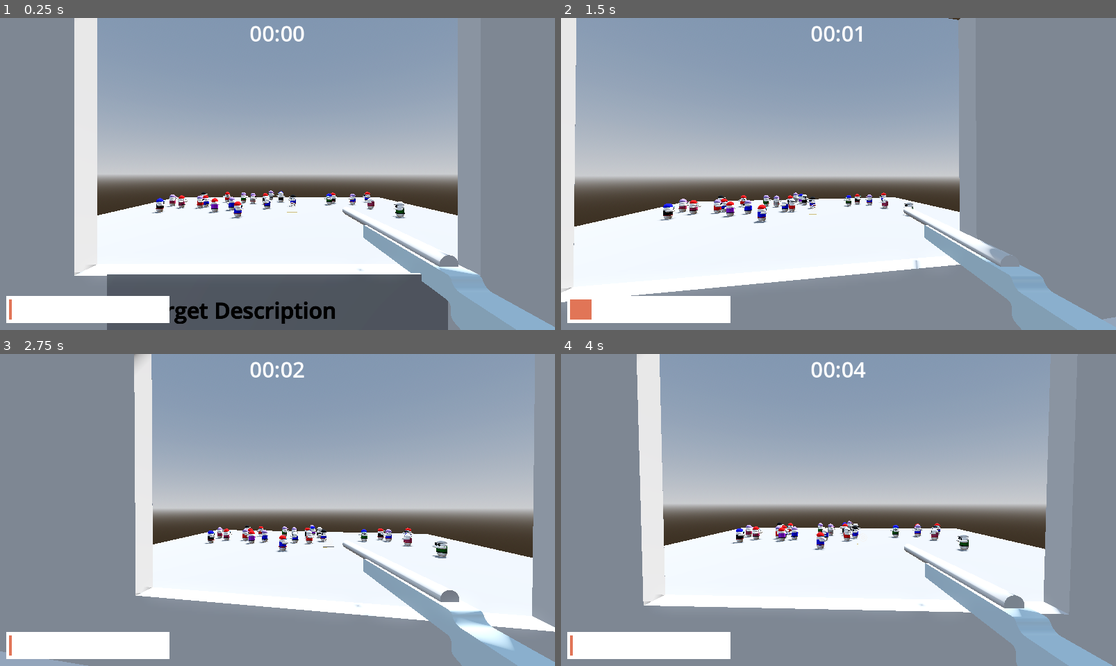
Above: before the commit, frames 1-4 (two rows, left to right).
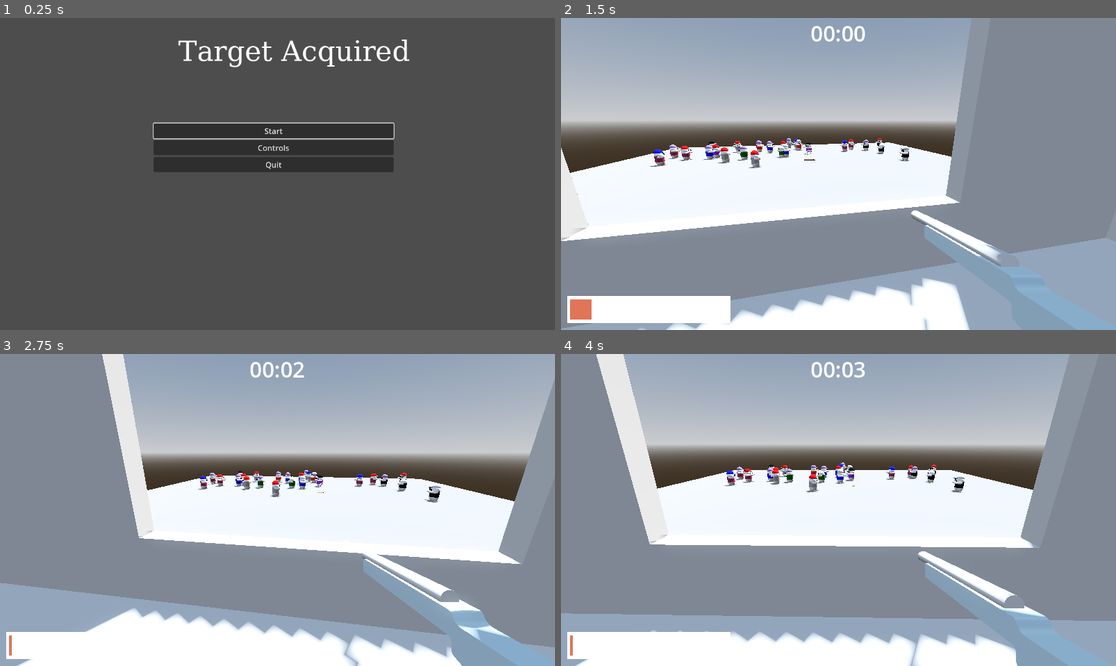
Above: after the commit, the same moments.

Repository: DataRange/game-jam-prep
Game: Godot game, scene res://Scenes/main_menu.tscn
The game is run twice, just before and just after one commit, with the same random seed, the same clock (stepped at 60 frames per second) and the same inputs. Before the commit the project starts from res://Scenes/world.tscn.
Inputs (mouse positions are in pixels of both pictures, inside the frame that each line leads up to):
- Up to frame 1 (0.25 s): no input
- Up to frame 2 (1.5 s): click (832, 130) at 0.5 s, where only the run after the commit has a clickable "Start"; move the mouse to (866, 174) at 1.27 s; press the mouse at (866, 174) at 1.28 s
- Up to frame 3 (2.75 s): move the mouse to (249, 510) at 2.02 s; release the mouse at (249, 510) at 2.03 s; tap Tab (open_guide) at 2.1 s
- Up to frame 4 (4 s): move the mouse to (849, 503) at 2.77 s; hold Right mouse button (right_click) 2.78-3.53 s; move the mouse to (832, 516) at 3.52 s; click (832, 516) at 3.6 s

The runs differ from the first frame. In frame 1, 90% of the frame differs, in the area x 0-100%, y 0-100%; in frame 2, 57%; in frame 3, 59%; in frame 4, 61%.

Commit message:
sketchy update

Diff:
--- a/Scripts/character.gd
+++ b/Scripts/character.gd
@@ -33,12 +33,6 @@
 }
 var shirtColor = shirtColorSpecs.keys().pick_random()
 
-var beltColorSpecs: Dictionary = {
-	Color.BLACK: "Black",
-	Color.BROWN: "Brown",
-}
-var beltColor = beltColorSpecs.keys().pick_random()
-
 func _ready() -> void:
 
 	if cap < len(capSpecs):
@@ -65,20 +59,7 @@
 	shirtMaterial.albedo_color = shirtColor
 	newShirt.material_overlay = shirtMaterial
 
-	var newBelt: MeshInstance3D = MeshInstance3D.new()
-	newBelt.mesh = CylinderMesh.new()
-	newBelt.scale.x = 2.1
-	newBelt.scale.y = .1
-	newBelt.scale.z = 2.1
-	newBelt.position.y = -1.6
-
-	var beltMaterial: StandardMaterial3D = StandardMaterial3D.new()
-	beltMaterial.albedo_color = beltColor
-	newBelt.material_overlay = beltMaterial
-
 	body.add_child(newShirt)
-	body.add_child(newBelt)
-
 func _process(delta: float) -> void:
 
 	if not dead:
--- a/Scripts/player.gd
+++ b/Scripts/player.gd
@@ -56,33 +56,21 @@
 func _ready():
 	Input.set_mouse_mode(Input.MOUSE_MODE_CAPTURED)
 
-func createReport():
+func updateReport():
 
 	var capLabel: String = ""
 	if world.targetCharacter.cap >= len(world.targetCharacter.capSpecs):
 		capLabel = "Target is not wearing a cap"
 	else:
 		capLabel = "Target is wearing a " + world.targetCharacter.capSpecs[world.targetCharacter.cap] + " cap"
-	if info_level >=1:
-		guideLabel.text = "> " + capLabel
-	else:
-		guideLabel.text = "> " + "shoot more targets"
 
 	var eyeWearLabel: String = ""
 	if world.targetCharacter.eyeWear >= len(world.targetCharacter.eyeWearSpecs):
 		eyeWearLabel = "Target has perfect vision"
 	else:
 		eyeWearLabel = "Target is wearing " + world.targetCharacter.eyeWearSpecs[world.targetCharacter.eyeWear]
-	if info_level >=2:
-		guideLabel.text += "\n> " + eyeWearLabel
-	else:
-		guideLabel.text += "\n> " + "shoot more targets"
 
 	var shirtLabel: String = "Target is wearing a " + world.targetCharacter.shirtColorSpecs[world.targetCharacter.shirtColor] + " shirt"
-	if info_level >=3:
-		guideLabel.text += "\n> " + shirtLabel
-	else:
-		guideLabel.text += "\n> " + "shoot more targets"
 
 func _input(event):
 	if event.is_action("exit"):
@@ -109,7 +97,7 @@
 		camera.rotation.x = clamp(camera.rotation.x, deg_to_rad(-40), deg_to_rad(60))
 
 func _process(delta: float) -> void:
-	createReport()
+	updateReport()
 
 	if checkingGuide: Zoomed = false
 
@@ -137,14 +125,8 @@
 
 func _on_world_target_shot() -> void:
 	targets_shot += 1
-	if targets_shot > 2:
-		info_level = 1
-		if targets_shot > 4:
-			info_level = 2
-			if targets_shot > 7:
-				info_level = 3
-				if targets_shot > 10:
-					info_level = 4
-	createReport()
+	if targets_shot % 2 * (info_level + 1) == 0:
+		info_level += 1
+	updateReport()
 	print("info level = ",info_level)
 	print("targets shot = ",targets_shot)
--- a/Scripts/world.gd
+++ b/Scripts/world.gd
@@ -28,7 +28,7 @@
 		if (i == 0):
 			newCharacter.isTarget = true
 			targetCharacter = newCharacter
-			player.createReport()
+			player.updateReport()
 
 		add_child(newCharacter)
 
--- a/project.godot
+++ b/project.godot
@@ -11,7 +11,7 @@
 [application]
 
 config/name="Game Jam Prep"
-run/main_scene="uid://1ffjdnxshitx"
+run/main_scene="uid://b21bx2p5eh82t"
 config/features=PackedStringArray("4.4", "Forward Plus")
 config/icon="res://icon.svg"
 
